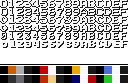
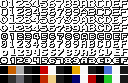
Comparing the layer stacks of the two 128 x 83 images. Changes:
renamed "Pasted Layer" to "chrs", painted on it over (x1=0, y1=32, x2=128, y2=64)
